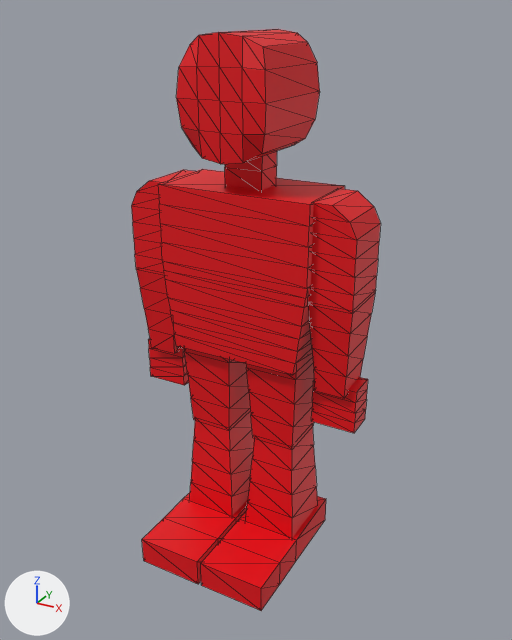
Renders of the glTF model Assets/Models/test-clovek/clovek.gltf from each side of a commit.
Camera for both pictures: a camera (50 mm lens) standing at (6.32, -10.51, 10.64) and looking at (0.3, 0.45, 5.16). Every picture has the same lights, and +X, +Y and +Z are marked at lower left. Mesh edges are drawn as thin lines. Where no turn or scale is listed for an object, it has been applied to the vertices.

The older version as bpy lines, for what is in view:
```python
mat_material_003 = principled_material('Material.003')
mat_material_003.base_color = (0.8, 0.0, 0.00484)  # red #e7000f
me_cube = bpy.data.meshes.new('Cube')
me_cube.from_pydata(...)  # 358 vertices, 656 faces; spans x -2.38..2.4, y -2.15..1.03, z -9.25..1.15
me_cube.materials.append(mat_material_003)  # red #e7000f
ob_cube = bpy.data.objects.new('Cube', me_cube)
ob_cube.location = (-0.01, 0.81, 9.15)
```
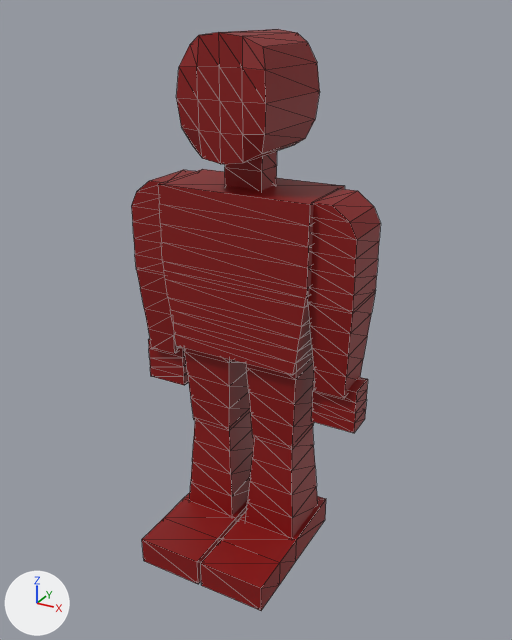
Changed parts and their boxes (x1, y1, x2, y2) in the pictures (512 x 640 px):
'Cube', surface changed: (131, 29, 381, 611) in both

Patch to the scene script:
```diff
--- a/Assets/Models/test-clovek/clovek.gltf.py
+++ b/Assets/Models/test-clovek/clovek.gltf.py
@@ img_red @@
+img_red = load_image('red', 'red.png', 1920, 1080, 'sRGB')
@@ mat_material_003 @@
 mat_material_003 = principled_material('Material.003')
-mat_material_003.base_color = (0.8, 0.0, 0.00484)  # red #e7000f
+mat_material_003.texture = img_red
```
